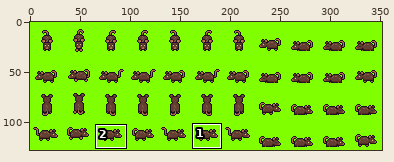
File history of a sprite sheet, src/main/resources/base/img/mouse.png. The picture above shows the old version from afar; the outline marks the close-up.
Close-up. First the earlier version:
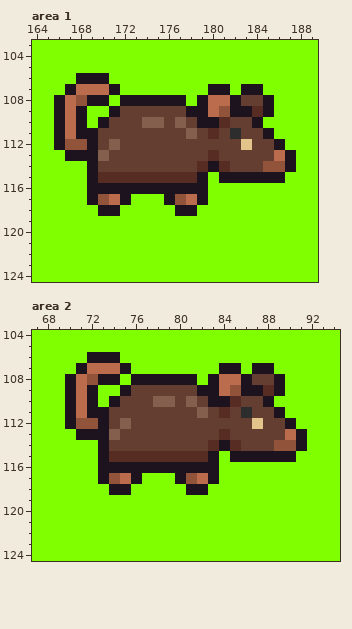
The file is 352x128 pixels. Shown: area 1: x 164..189, y 103..124; area 2: x 67..94, y 104..124. The commit also changed other parts of the picture, which this record leaves out.
New version:
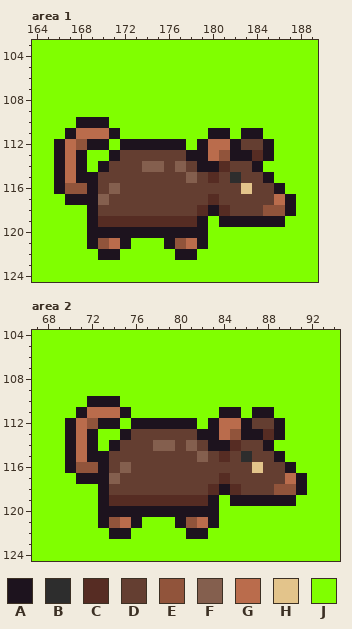
Palette (. is transparent): A #1d131e  B #2d2d2d  C #562c23  D #643e31  E #91543b  F #845f4e  G #ba6c4c  H #e3c48b  J #80ff00
Edits made:
Changed rows in their new state; - is an unchanged pixel.
Area 1:
first column x 166:
106 --JJJ-----------------
107 -JJJJJ--------JJ-JJ---
108 JJJJJ-JJJJJJ-JJJJJJJ--
109 JJJ--JJJJJJJJJJJJJJJ--
110 JJ-A-JJJJJJJJJJJJJJ---
111 JAGGGAJJJJJJJJAAJAAJ--
112 -G--AJAAAAAAJAGGAD-AJ-
113 AG-JJA------AAGEAACAJJ
114 AGAJA---FF-F-A----AJJJ
115 AGA-DDDDDDDDFDCDBDD-J-
116 AEE-DFDDDDDDDDDDDHDDA-
117 -AA-FDDDDDDDDDCDDDDDGA
118 ---ADDDDDDDDDCACDDDEEA
119 ---ACCCCCCCCCA-AAAAAA-
120 ---AAAAAAAAAAA--------
121 ---AEGA---AEGA--------
122 ----AA-----AA---------
Area 2:
first column x 70:
106 --JJJ-----------------
107 -JJJJJ--------JJ-JJ---
108 JJJJJ-JJJJJJ-JJJJJJJ--
109 JJJ--JJJJJJJJJJJJJJJ--
110 JJ-A-JJJJJJJJJJJJJJ---
111 JAGGGAJJJJJJJJAAJAAJ--
112 -G--AJAAAAAAJAGGAD-AJ-
113 AG-JJA------AAGEAACAJJ
114 AGAJA---FF-F-A----AJJJ
115 AGA-DDDDDDDDFDCDBDD-J-
116 AEE-DFDDDDDDDDDDDHDDA-
117 -AA-FDDDDDDDDDCDDDDDGA
118 ---ADDDDDDDDDCACDDDEEA
119 ---ACCCCCCCCCA-AAAAAA-
120 ---AAAAAAAAAAA--------
121 ---AEGA---AEGA--------
122 ----AA-----AA---------
Pixel boxes of the changes (left, top, right, bottom) in both close-ups:
changed: (54, 73, 296, 260)
changed: (65, 352, 307, 539)
